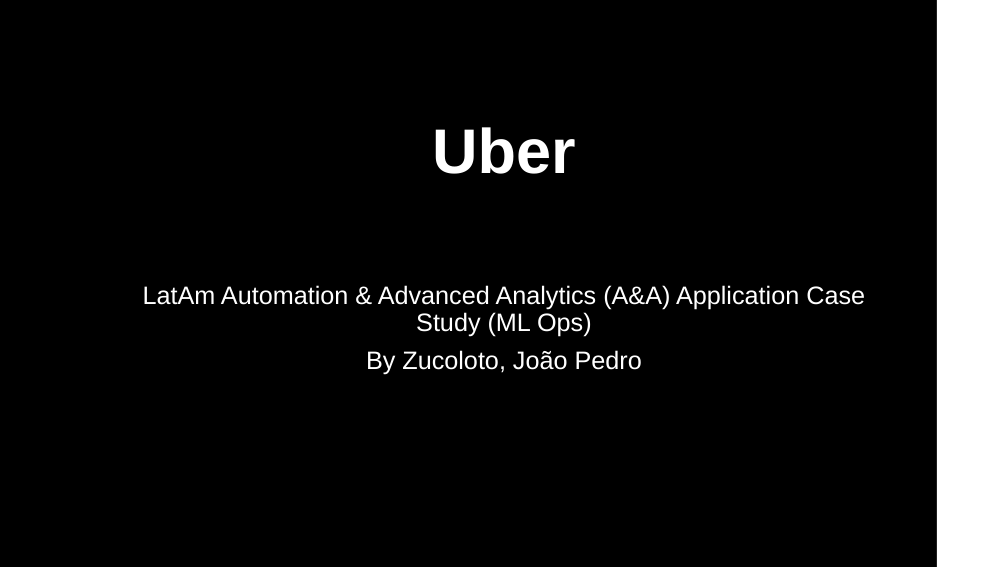
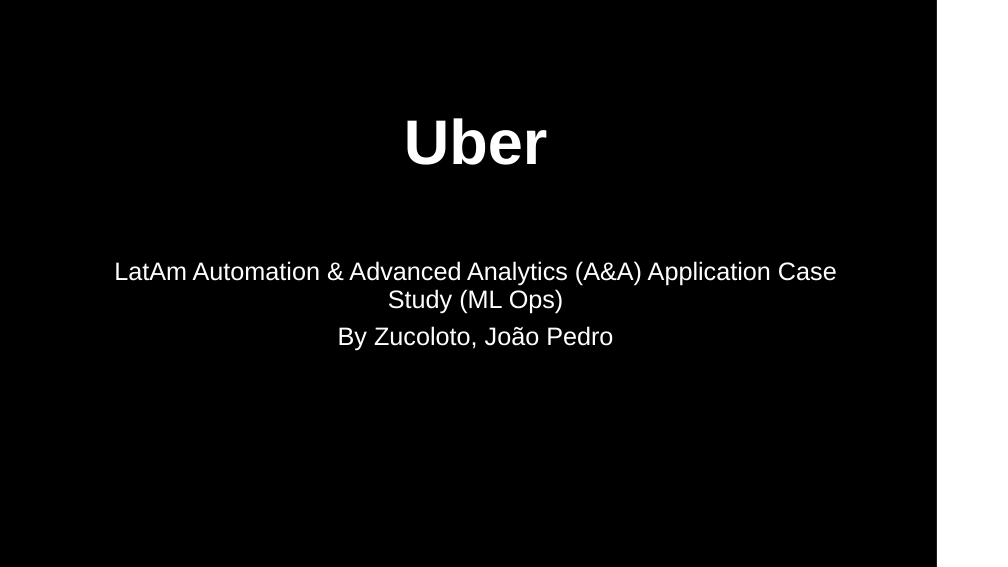
Before and after one commit to PepeZuco/uber_assessment, a slide deck: slide 1 of PowerPoint/Updated_Presentation_Uber.pptx. Drawn at 1008x567 pixels with LibreOffice and Linux fonts; fonts in the diff are those of the drawing. Boxes give left, top, right and bottom in pixels: in the first picture for what was removed or moved away, otherwise in the second. Text is boxed around its words. In the diff, an @@ line names an element or a change of style, - is before the commit and + after.

```diff
--- a/PowerPoint/Updated_Presentation_Uber.pptx
+++ b/PowerPoint/Updated_Presentation_Uber.pptx
@@ title "Uber": place and size @@
-title "Uber" at [432, 127, 575, 174]
+title "Uber" at [404, 118, 547, 165]
@@ subtitle "LatAm Automation & Advanced Analytics ...": place and size @@
-subtitle "LatAm Automation & Advanced Analytics ..." at [143, 285, 865, 374]
+subtitle "LatAm Automation & Advanced Analytics ..." at [114, 261, 837, 351]
```
Also in this commit, not shown: 3 other slides changed, 7 slides added, 5 other files.
